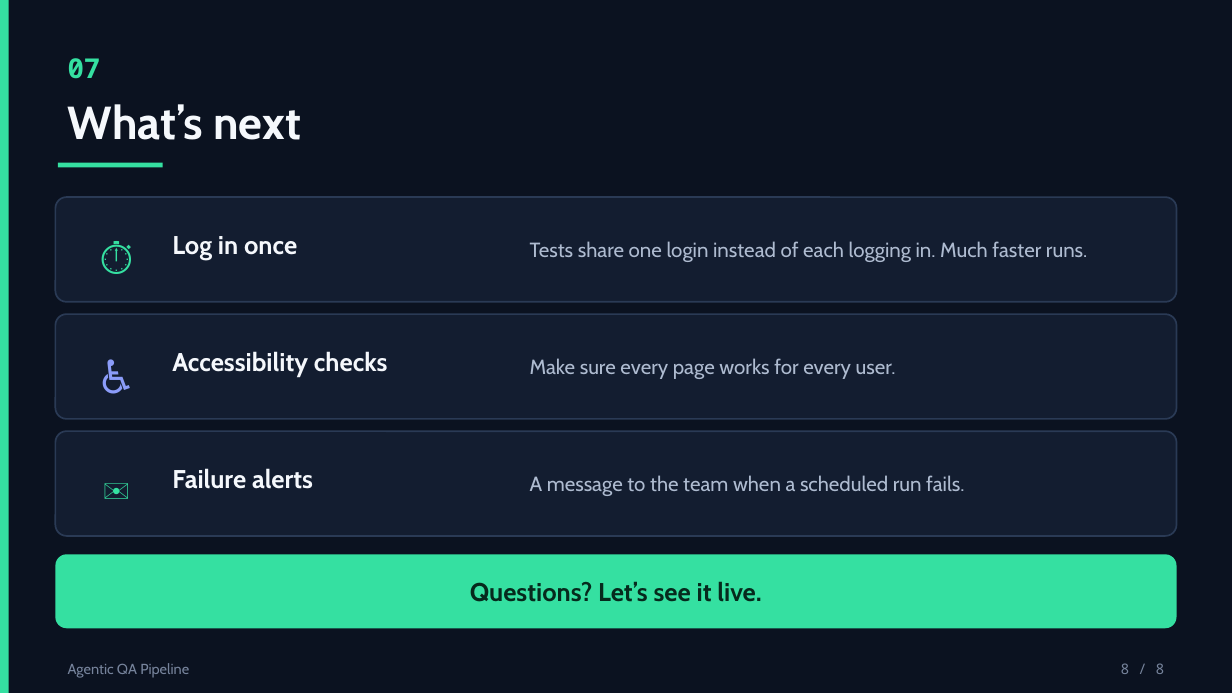
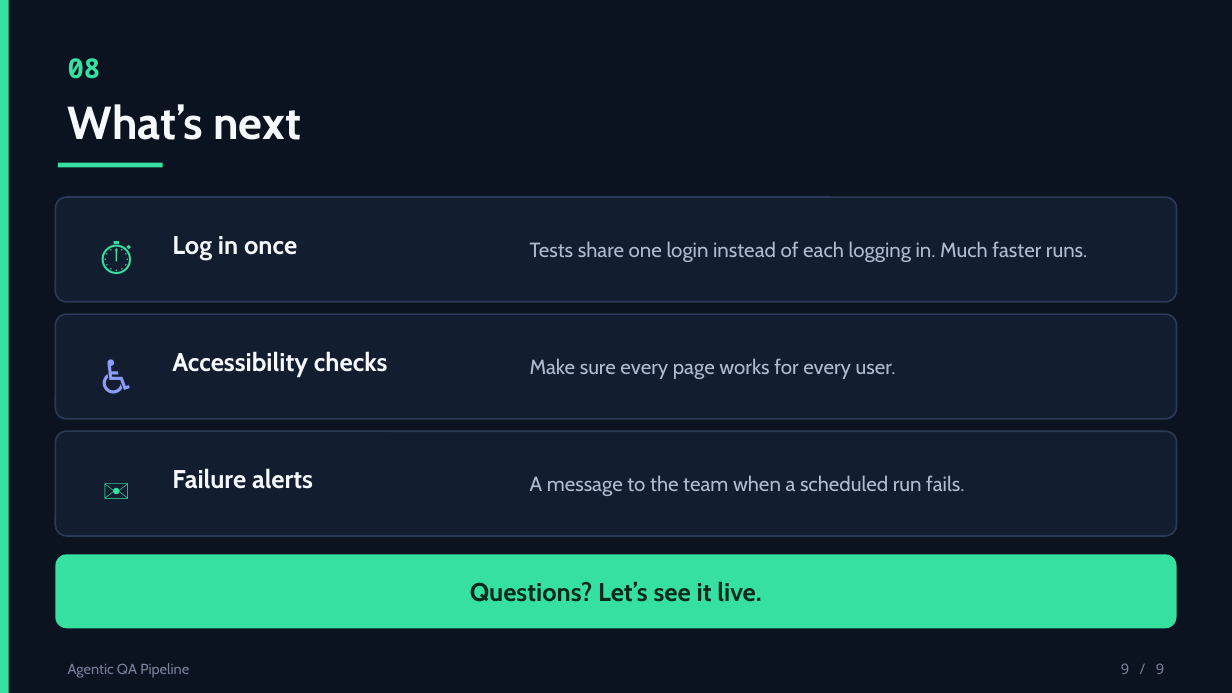
Before and after one commit to Arslanars/agentic-qa, a slide deck: slide 9 of Agentic-QA-Pipeline-Presentation.pptx (slide 8 before the commit). Drawn at 1232x693 pixels with LibreOffice and Linux fonts; fonts in the diff are those of the drawing. Boxes give left, top, right and bottom in pixels: in the first picture for what was removed or moved away, otherwise in the second. Text is boxed around its words. In the diff, an @@ line names an element or a change of style, - is before the commit and + after.

```diff
--- a/Agentic-QA-Pipeline-Presentation.pptx
+++ b/Agentic-QA-Pipeline-Presentation.pptx
@@ text at (x1=68, y1=58, x2=101, y2=79): text changed @@
-07
+08
@@ text at (x1=1121, y1=663, x2=1165, y2=674): text changed @@
-8 / 8
+9 / 9
```
Also in this commit, not shown: 6 other slides changed, 1 slide added.
